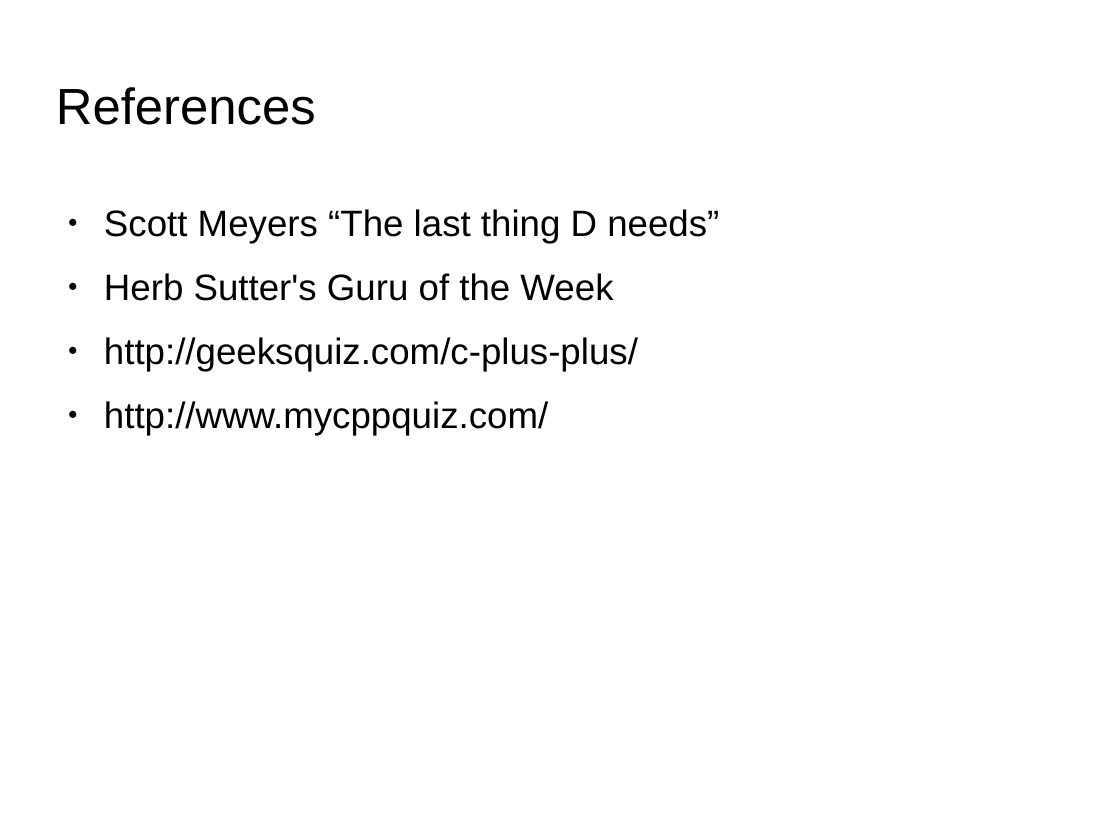
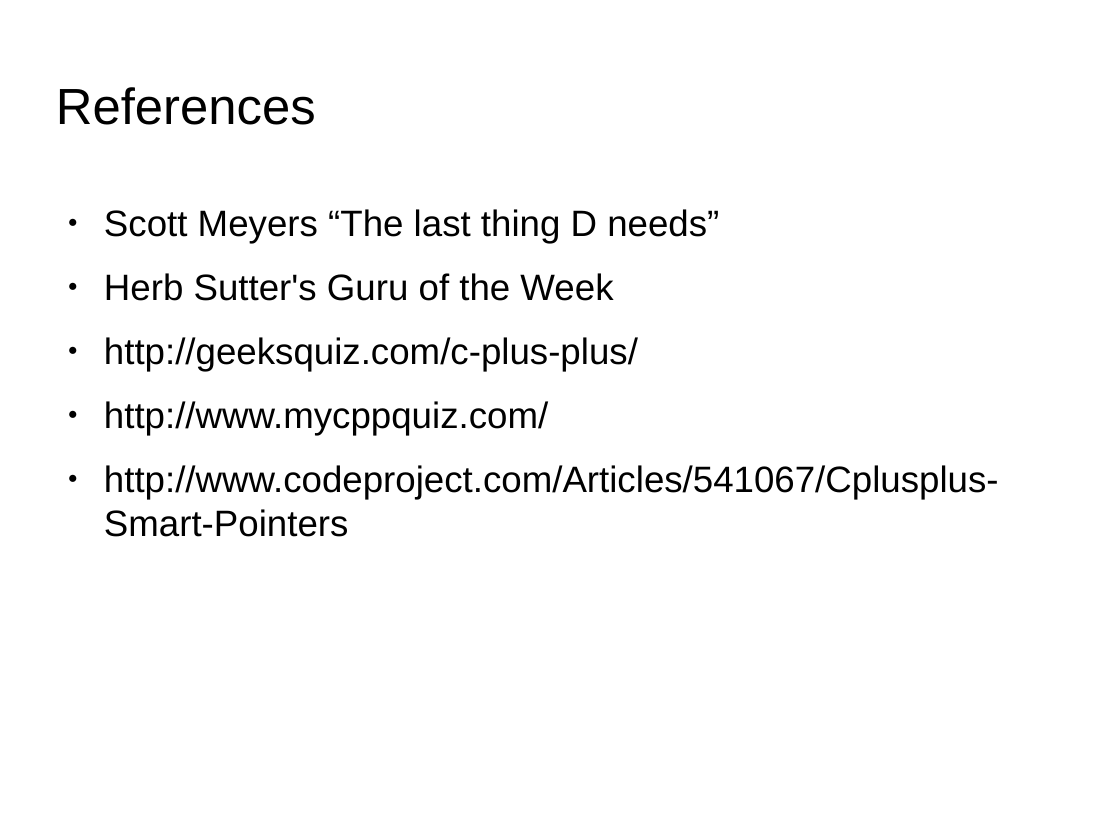
Before and after one commit to kks32/cpp-software-development, a slide deck: slide 49 of Ex22_C++_Quiz/Ex22_C++_Quiz.odp (slide 34 before the commit). Drawn at 1120x840 pixels with LibreOffice and Linux fonts; fonts in the diff are those of the drawing; background and template pictures are left out. Boxes give left, top, right and bottom in pixels: in the first picture for what was removed or moved away, otherwise in the second. Text is boxed around its words. In the diff, an @@ line names an element or a change of style, - is before the commit and + after.

```diff
--- a/Ex22_C++_Quiz/Ex22_C++_Quiz.odp
+++ b/Ex22_C++_Quiz/Ex22_C++_Quiz.odp
@@ text at [104,465,999,537]: paragraph added @@
+● http://www.codeproject.com/Articles/541067/Cplusplus-Smart-Pointers
```
Also in this commit, not shown: 15 slides added, 2 other files.
